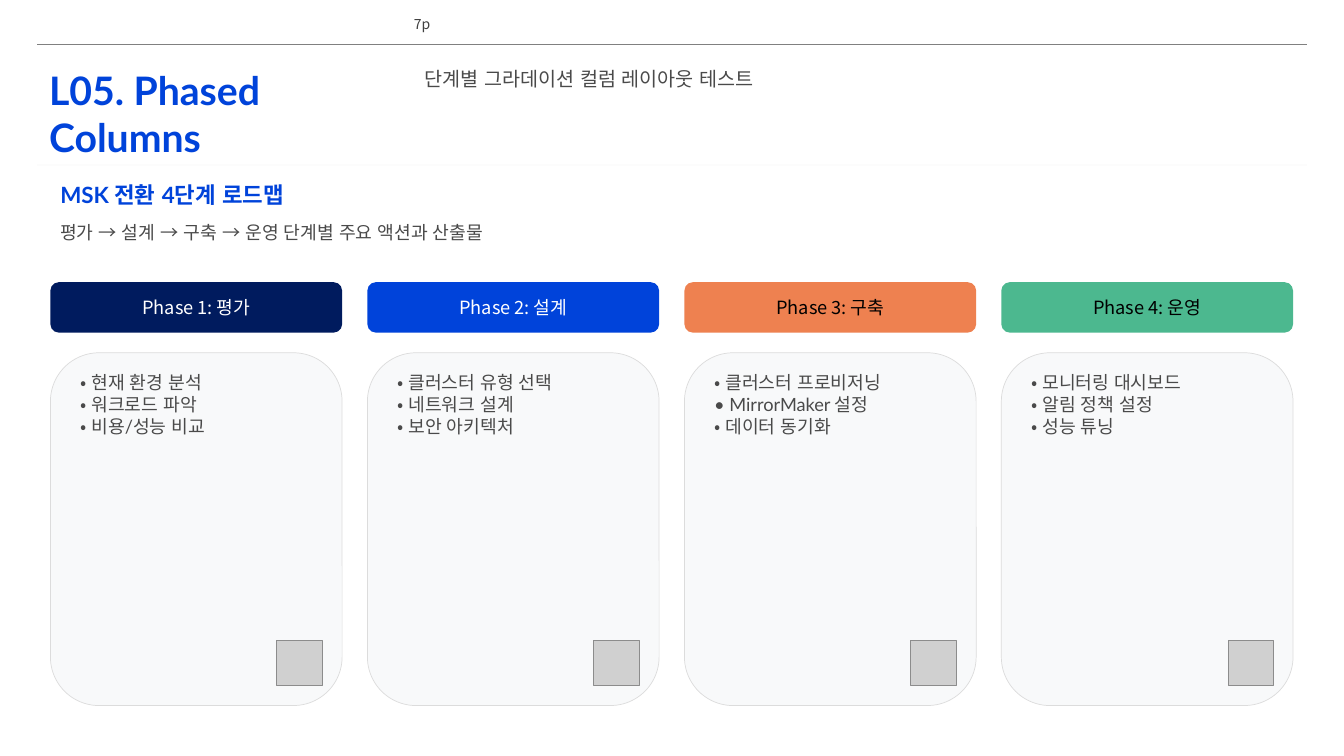
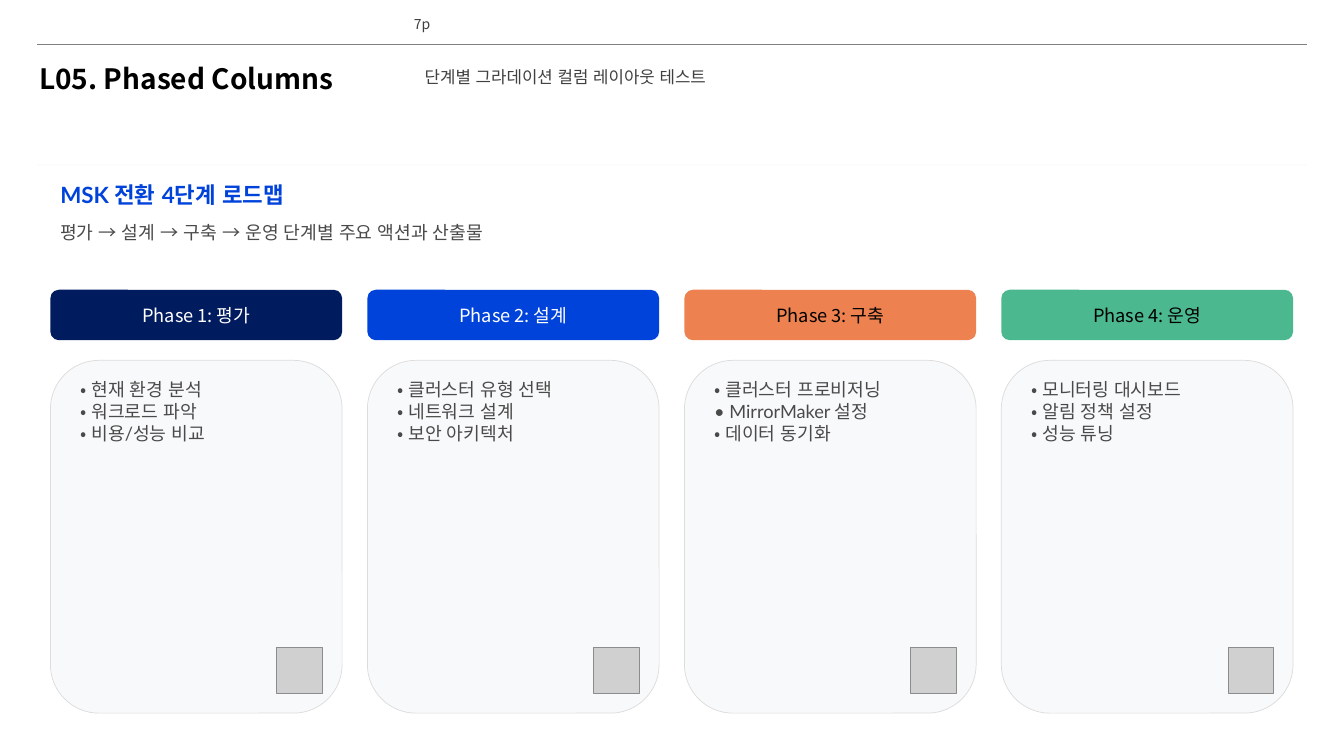
Before and after one commit to lhs6395-hslee/project-steer, a slide deck: slide 7 of results/pptx/AWS_MSK_Expert_Intro.pptx. Drawn at 1344x756 pixels with LibreOffice and Linux fonts; fonts in the diff are those of the drawing; grey boxes stand for pictures; background and template pictures are left out. Boxes give left, top, right and bottom in pixels: in the first picture for what was removed or moved away, otherwise in the second. Text is boxed around its words. In the diff, an @@ line names an element or a change of style, - is before the commit and + after.

```diff
--- a/results/pptx/AWS_MSK_Expert_Intro.pptx
+++ b/results/pptx/AWS_MSK_Expert_Intro.pptx
@@ text at (39, 66, 334, 90): text changed; size 28 to 20 pt; font Lato to Noto Sans CJK KR; text colour #0043DA to #000000 @@
-L05. Phased
-Columns
+L05. Phased Columns
@@ text "단계별 그라데이션 컬럼 레이아웃 테스트" at (425, 69, 706, 85): size 14 to 12 pt, font Lato to Noto Sans CJK KR, text colour #4A4A4A to #404040 @@
@@ 8 rounded rectangles, 4 pictures, 4 texts: place and size @@
-8 rounded rectangles, 4 pictures, 4 texts at (50, 282, 1293, 706)
+8 rounded rectangles, 4 pictures, 4 texts at (50, 290, 1293, 714)
```
Also in this commit, not shown: 4 other slides changed, 4 slides added, 13 other files.
